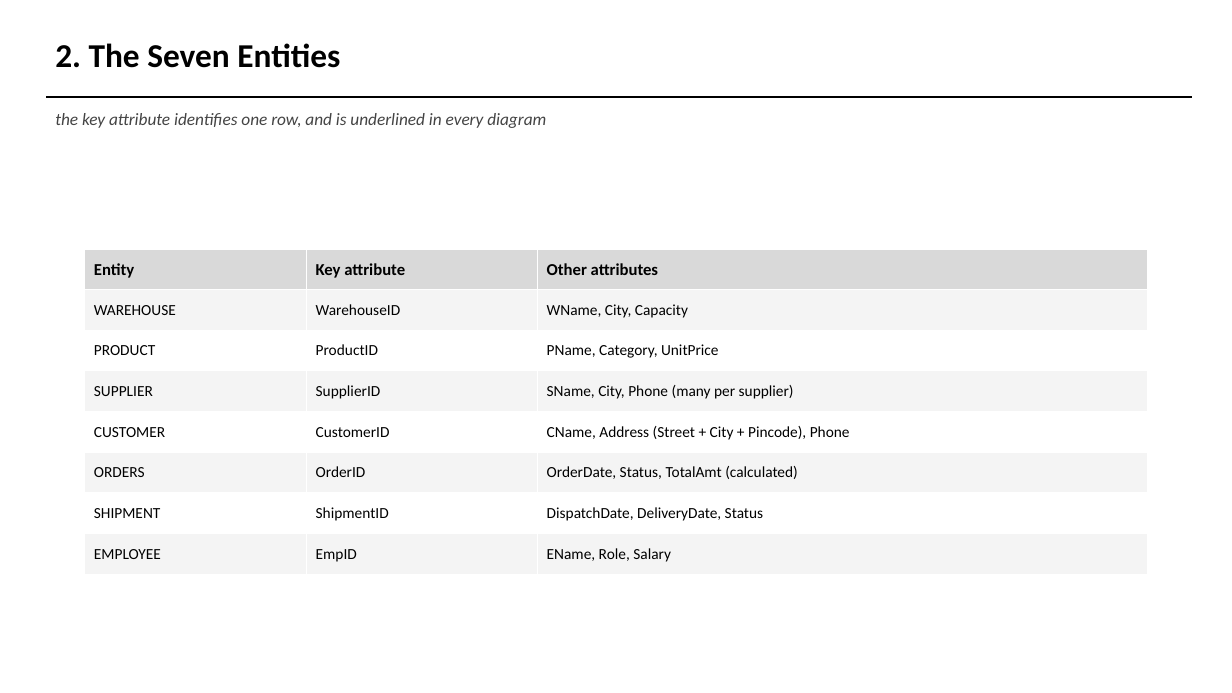
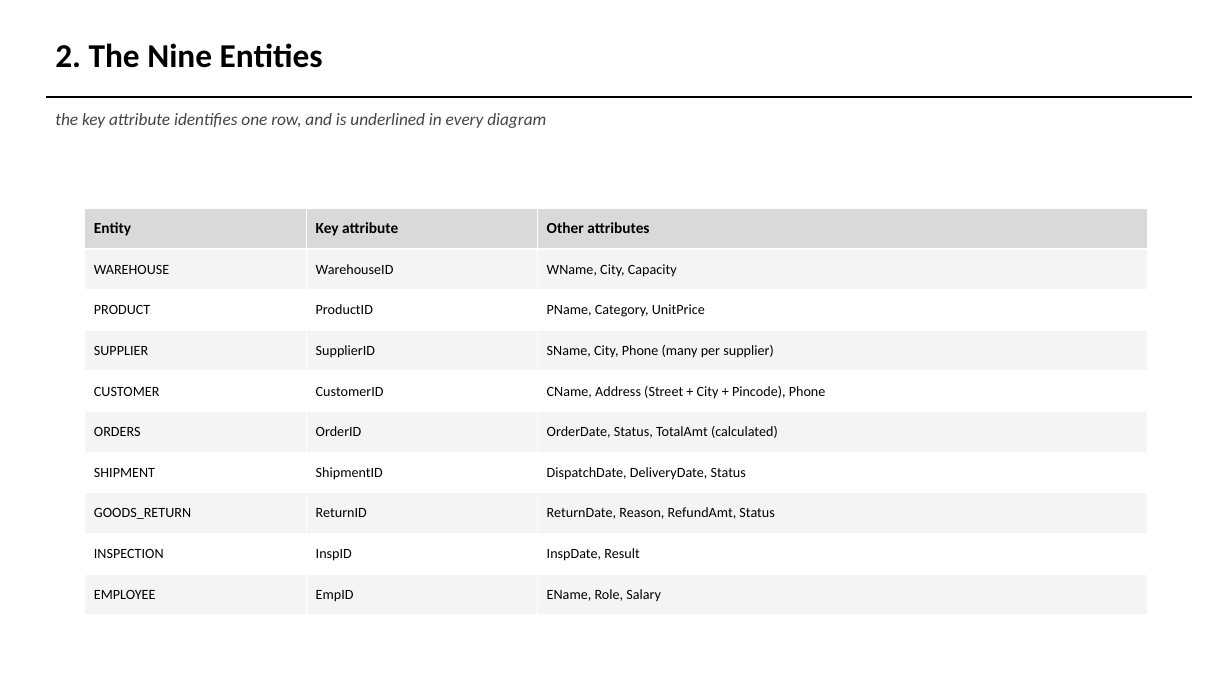
Before and after one commit to AviDhandhania/warehouse-supply-chain-dbms, a slide deck: slide 6 of presentation/DA1_Presentation.pptx. Drawn at 1232x693 pixels with LibreOffice and Linux fonts; fonts in the diff are those of the drawing. Boxes give left, top, right and bottom in pixels: in the first picture for what was removed or moved away, otherwise in the second. Text is boxed around its words. In the diff, an @@ line names an element or a change of style, - is before the commit and + after.

```diff
--- a/presentation/DA1_Presentation.pptx
+++ b/presentation/DA1_Presentation.pptx
@@ text at [55,43,323,68]: text changed @@
-2. The Seven Entities
+2. The Nine Entities
@@ table at [85,208,1148,615] @@
+row 8: GOODS_RETURN | ReturnID | ReturnDate, Reason, RefundAmt, Status
+row 9: INSPECTION | InspID | InspDate, Result
@@ table: place and size @@
-table at [85,249,1148,574]
+table at [85,208,1148,615]
```
Also in this commit, not shown: 12 other slides changed, 3 slides added, 8 other files.
